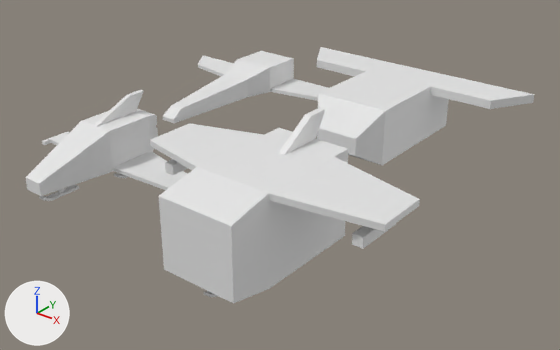
What one commit did to the Blender file sourceAssets/shipmodels.blend.
Both versions are drawn from a camera (50 mm lens) standing at (13.64, -10.38, 7.26) and looking at (3.37, 2.46, -0.71). Arrows for +X, +Y and +Z are at lower left; the lights stay in place. Materials are left out; every surface is plain grey.

Script lines for the objects in view, before the commit:
```python
me_foot = bpy.data.meshes.new('Foot')
me_foot.from_pydata(...)  # 20 vertices, 16 faces; spans x -1.26..1.26, y -9.01..5.9, z -1.15..1.0
me_foot.materials.append(mat_material_001)
me_protobig = bpy.data.meshes.new('ProtoBig')
me_protobig.from_pydata(...)  # 28 vertices, 24 faces; spans x -3.0..3.0, y -1.5..2.0, z -0.1..1.2
me_protobig.materials.append(mat_material)
me_shipbig = bpy.data.meshes.new('ShipBig')
me_shipbig.from_pydata(...)  # 118 vertices, 77 faces; spans x -2.88..2.88, y -2.0..1.8, z -1.0..1.55
me_shipbig.materials.append(mat_material_001)
me_shipsmall = bpy.data.meshes.new('ShipSmall')
me_shipsmall.from_pydata(...)  # 84 vertices, 62 faces; spans x -2.75..2.75, y -2.5..0.9, z -0.83..0.95
me_shipsmall.materials.append(mat_material_001)
ob_cube_001 = bpy.data.objects.new('Cube.001', me_foot)
ob_cube_001.location = (0.4, 0.6, -0.62)
ob_cube_001.scale = (0.0643, 0.0643, 0.163)
ob_cube_003 = bpy.data.objects.new('Cube.003', me_foot)
ob_cube_003.location = (5.0, -1.19, -1.02)
ob_cube_003.scale = (0.0643, 0.0643, 0.163)
ob_foot = bpy.data.objects.new('Foot', me_foot)
ob_foot.location = (0.0, -1.19, -0.62)
ob_foot.scale = (0.0643, 0.0643, 0.163)
ob_protobig = bpy.data.objects.new('ProtoBig', me_protobig)
ob_protobig.location = (4.72, 4.28, 0.0)
ob_shipbig = bpy.data.objects.new('ShipBig', me_shipbig)
ob_shipbig.location = (5.0, 0.0, 0.0)
ob_shipsmall = bpy.data.objects.new('ShipSmall', me_shipsmall)
ob_shipsmall.location = (0.0, 0.57, 0.0)
# also in view: 'ProtoSmall' at (0.01, 4.33, 0.25)
```
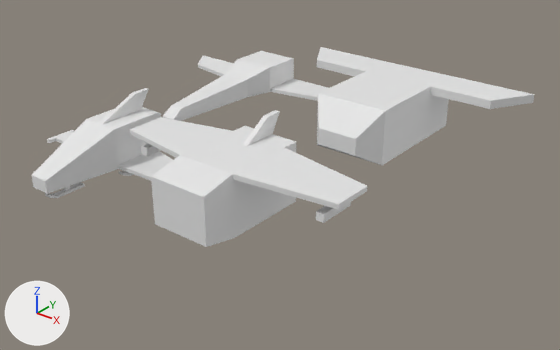
Diff of the bpy script that builds the scene:
```diff
--- a/sourceAssets/shipmodels.blend.py
+++ b/sourceAssets/shipmodels.blend.py
@@ me_shipsmall @@
 me_shipsmall.from_pydata(...)  # 84 vertices, 62 faces; spans x -2.75..2.75, y -2.5..0.9, z -0.83..0.95
 # used by ob_shipsmall; location = (0.0, 0.57, 0.0)
+# me_shipsmall part 1: the whole mesh is moved by (0.0, 0.73, 0.0)
@@ me_shipbig @@
 # used by ob_shipbig; location = (5.0, 0.0, 0.0)
-me_shipbig.from_pydata(...)  # 118 vertices, 77 faces; spans x -2.88..2.88, y -2.0..1.8, z -1.0..1.55
+me_shipbig.from_pydata(...)  # 118 vertices, 79 faces; spans x -2.79..2.79, y -1.43..1.58, z -0.51..1.32
+# me_shipbig part 2: a new loose piece, a box spanning x -2.46..-2.28, y -0.12..0.76, z 0.22..0.41
+# me_shipbig part 3: a new loose piece, a box spanning x 2.28..2.46, y -0.12..0.76, z 0.22..0.41
+# me_shipbig part 4: the loose piece of 38 vertices spanning x -2.88..2.88, y -2.0..1.8, z -1.0..1.55 is rebuilt with 38 vertices and now spans x -2.79..2.79, y -1.43..1.58, z -0.51..1.32
+# me_shipbig part 5: the loose piece of 8 vertices spanning x -2.47..-2.24, y -0.35..0.76, z 0.16..0.39 is deleted
+# me_shipbig part 6: the loose piece of 8 vertices spanning x 2.24..2.47, y -0.35..0.76, z 0.16..0.39 is deleted
@@ me_foot @@
 me_foot.from_pydata(...)  # 20 vertices, 16 faces; spans x -1.26..1.26, y -9.01..5.9, z -1.15..1.0
 # used by ob_foot; location = (0.0, -1.19, -0.62); scale = (0.0643, 0.0643, 0.163)
+# me_foot part 7: the loose piece of 12 vertices spanning x -1.26..1.26, y -9.01..5.9, z -1.15..-0.23 is scaled about its middle by (0.0643, 0.0643, 0.163), then moved by (0.0, 0.42, -0.05)
+# me_foot part 8: the loose piece of 12 vertices spanning x -1.26..1.26, y -9.01..5.9, z -1.15..-0.23 is copied, and the copy is scaled about its middle by (0.0643, 0.0643, 0.163), then moved by (0.4, 2.21, -0.05); it spans x 0.32..0.48, y 0.17..1.13, z -0.81..-0.66
@@ ob_shipsmall @@
 ob_shipsmall = bpy.data.objects.new('ShipSmall', me_shipsmall)
-ob_shipsmall.location = (0.0, 0.57, 0.0)
+ob_shipsmall.location = (0.0, 0.0, 0.0)
@@ ob_shipbig @@
 ob_shipbig = bpy.data.objects.new('ShipBig', me_shipbig)
-ob_shipbig.location = (5.0, 0.0, 0.0)
+ob_shipbig.location = (4.0, 0.0, 0.0)
@@ ob_foot @@
 ob_foot = bpy.data.objects.new('Foot', me_foot)
-ob_foot.location = (0.0, -1.19, -0.62)
-ob_foot.scale = (0.0643, 0.0643, 0.163)
+ob_foot.location = (0.0, 0.0, 0.0)
@@ ob_cube_003 @@
-ob_cube_003 = bpy.data.objects.new('Cube.003', me_foot)
-ob_cube_003.location = (5.0, -1.19, -1.02)
-ob_cube_003.scale = (0.0643, 0.0643, 0.163)
```

Location of each change, [x1, y1, x2, y2] in pixels of the pictures (560 x 350 px; the box of a moved part takes in the faces that stretch with it):
'ShipBig', reshaped, moved (12% narrower, 30% shorter)
    before: [150, 108, 420, 303]
    after: [129, 110, 367, 247]
'ShipSmall', moved
    before: [25, 90, 187, 196]
    after: [32, 88, 173, 194]
'Foot', reshaped, moved, rescaled
    before: [39, 185, 79, 201]
    after: [45, 171, 133, 198]
'Cube.003', deleted
    before: [204, 291, 217, 297]
'Cube.001', no longer drawn
    before: [114, 173, 128, 178]
part 2 of me_shipbig, added
    after: [141, 144, 161, 156]
part 3 of me_shipbig, added
    after: [316, 202, 351, 223]
part 4 of me_shipbig, rebuilt (12% narrower, 30% shorter)
    before: [150, 108, 420, 303]
    after: [129, 110, 367, 247]
part 5 of me_shipbig, deleted
    before: [165, 159, 188, 175]
part 6 of me_shipbig, deleted
    before: [352, 224, 396, 249]
part 7 of me_foot, moved or reshaped
    before: [39, 173, 217, 297]
    after: [45, 182, 85, 198]
part 8 of me_foot, added
    after: [119, 171, 133, 176]
